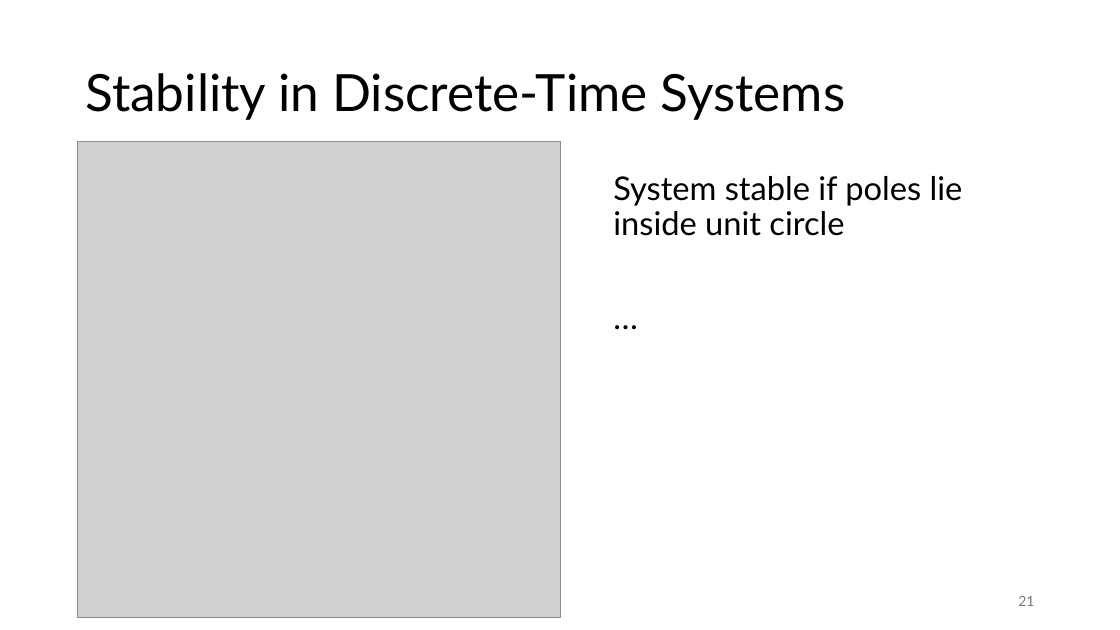
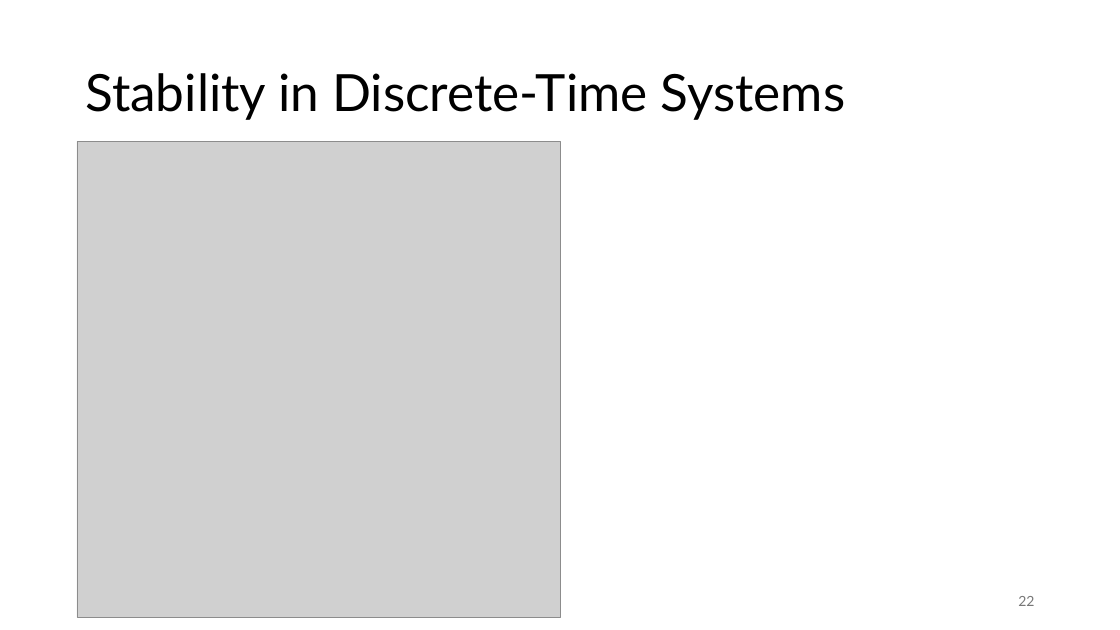
Before and after one commit to FelixWick/control_engineering, a slide deck: slide 22 of slides/6_discrete_controllers.pptx (slide 21 before the commit). Drawn at 1120x630 pixels with LibreOffice and Linux fonts; fonts in the diff are those of the drawing; grey boxes stand for pictures. Boxes give left, top, right and bottom in pixels: in the first picture for what was removed or moved away, otherwise in the second. Text is boxed around its words. In the diff, an @@ line names an element or a change of style, - is before the commit and + after.

```diff
--- a/slides/6_discrete_controllers.pptx
+++ b/slides/6_discrete_controllers.pptx
@@ text removed at [613,176,963,236] @@
-System stable if poles lie inside unit circle
-…
@@ page number at [1018,596,1034,606]: text changed @@
-21
+22
```
Also in this commit, not shown: 3 other slides changed, 2 other files.
